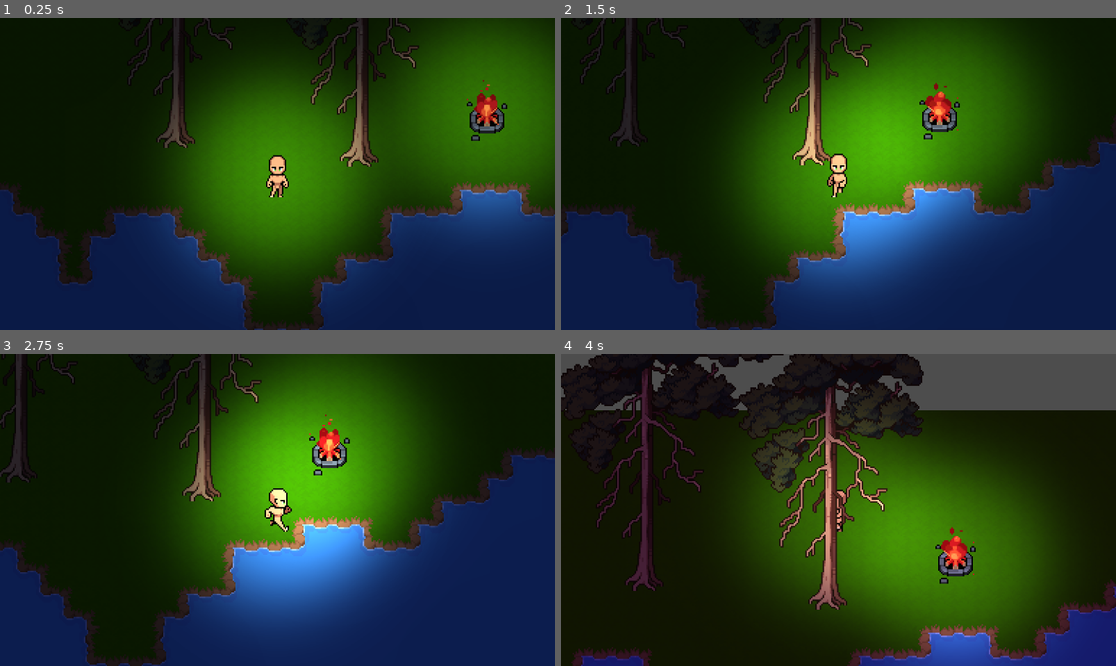
Above: before the commit, frames 1-4 (two rows, left to right).
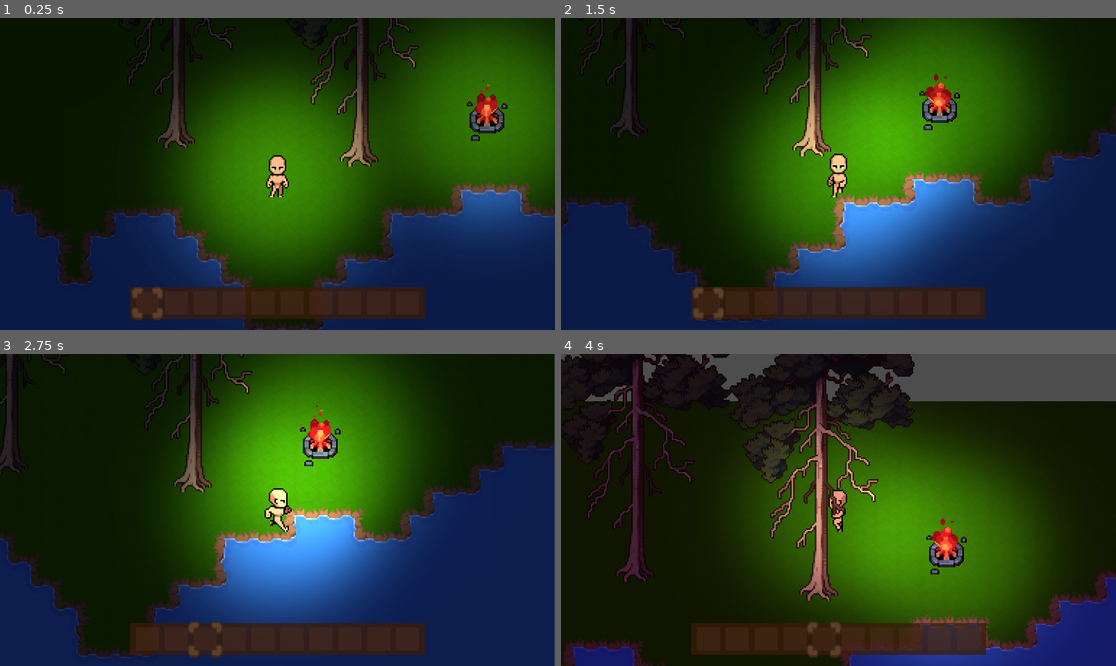
Above: after the commit, the same moments.

Repository: sdfserser123/SurvivalGame
Game: Godot game, scene res://Scenes/GameState/game.tscn
The game is run twice, just before and just after one commit, with the same random seed, the same clock (stepped at 60 frames per second) and the same inputs.
Inputs (mouse positions are in pixels of both pictures, inside the frame that each line leads up to):
- Up to frame 1 (0.25 s): no input
- Up to frame 2 (1.5 s): move the mouse to (960, 158) at 0.52 s; hold D (right) 0.53-1.28 s; hold 0 (hotbar_0, bound only after the commit) 0.53-1.28 s; click (960, 158) at 0.67 s; tap 1 (hotbar_1, bound only after the commit) at 0.8, 1.35 s; move the mouse to (727, 189) at 1.27 s; hold S (down) from 1.28 s (still down); click (727, 189) at 1.42 s
- Up to frame 3 (2.75 s): tap 2 (hotbar_2, bound only after the commit) at 1.55 s; move the mouse to (333, 441) at 2.02 s; release S (down) at 2.03 s; hold D (right) from 2.03 s (still down); hold 2 (hotbar_2, bound only after the commit) from 2.03 s (still down); click (333, 441) at 2.17 s; tap 3 (hotbar_3, bound only after the commit) at 2.3 s
- Up to frame 4 (4 s): move the mouse to (810, 572) at 2.77 s; release D (right) at 2.78 s; release 2 (hotbar_2, bound only after the commit) at 2.78 s; hold W (up) 2.78-3.53 s; tap 3 (hotbar_3, bound only after the commit) at 2.85 s; click (810, 572) at 2.92 s; tap 4 (hotbar_4, bound only after the commit) at 3.05 s; move the mouse to (1005, 556) at 3.52 s; hold A (left) from 3.53 s (still down); hold 4 (hotbar_4, bound only after the commit) from 3.53 s (still down); click (1005, 556) at 3.67 s; tap 5 (hotbar_5, bound only after the commit) at 3.8 s

The runs differ from the first frame. In frame 1, 5.2% of the frame differs, in the area x 23-77%, y 86-97%; in frame 2, 13%; in frame 3, 16%; in frame 4, 22%, in the area x 0-100%, y 0-100%.

Commit message:
feat: added hotbar

Diff:
--- a/Data/player_inventory.gd
+++ b/Data/player_inventory.gd
@@ -1,14 +1,22 @@
 extends Node
+
+signal active_item_updated(slot_index)
 
 const slotClass = preload("res://Scripts/Inventory/inventory_slot.gd")
 const ItemClass = preload("res://Scripts/Items/item.gd")
 
 const NUM_INVENTORY_SLOTS = 30
+const NUM_HOTBAR_SLOTS = 10
 
 var inventory = {
 	0: ["wooden_axe", 1],
 	15: ["wood_log", 15]
 }
+
+var hotbar = {
+}
+
+var active_item_slot = 0
 
 func add_item(idName, item_amount):
 	for item in inventory:
@@ -34,3 +42,19 @@
 
 func add_item_quantity(slot: slotClass, quantity_to_add: int):
 	inventory[slot.slot_index][1] += quantity_to_add
+
+func active_item_scroll_up():
+	active_item_slot = (active_item_slot + 1) % NUM_HOTBAR_SLOTS
+	emit_signal("active_item_updated", active_item_slot) # ✅ FIXED
+
+func active_item_scroll_down():
+	if active_item_slot == 0:
+		active_item_slot = NUM_HOTBAR_SLOTS - 1
+	else:
+		active_item_slot -= 1
+	emit_signal("active_item_updated", active_item_slot) # ✅ FIXED
+
+func set_active_slot(index: int):
+	if index != active_item_slot:
+		active_item_slot = index
+		emit_signal("active_item_updated", active_item_slot)
--- a/Scenes/GameState/game.tscn
+++ b/Scenes/GameState/game.tscn
@@ -9,7 +9,9 @@
 [ext_resource type="PackedScene" uid="uid://eooe14h06u7q" path="res://Scenes/UI/Inventory/inventory.tscn" id="5_5myng"]
 [ext_resource type="Texture2D" uid="uid://dm5723jx82yhc" path="res://Assets/daynightcycle-gradient-texture.tres" id="5_61rjf"]
 [ext_resource type="PackedScene" uid="uid://7jw2kt68r58v" path="res://Scenes/Objects/camp_fire.tscn" id="5_by6ae"]
+[ext_resource type="Script" uid="uid://c2q0mkjfim6gi" path="res://Scripts/UI Interaction/canvas_layer.gd" id="10_tjxv7"]
 [ext_resource type="PackedScene" uid="uid://dskax4eb4kaom" path="res://Scenes/Objects/tree.tscn" id="10_w3ev1"]
+[ext_resource type="PackedScene" uid="uid://csog04n6virta" path="res://Scenes/UI/Hotbar/hotbar.tscn" id="11_xdj4n"]
 
 [sub_resource type="TileSetAtlasSource" id="TileSetAtlasSource_61rjf"]
 texture = ExtResource("1_togye")
@@ -278,11 +280,11 @@
 0:0/0 = 0
 0:0/0/physics_layer_0/polygon_0/points = PackedVector2Array(-8, -8, 8, -8, 8, 8, -8, 8)
 1:0/0 = 0
-1:0/0/physics_layer_0/polygon_0/points = PackedVector2Array(-8, -8, 8, -8, 8, 8, -8, 8)
+1:0/0/physics_layer_0/polygon_0/points = PackedVector2Array(-8, 8, -8, -8, 8, -8, 8, 1.6, 1.6, 1.6, 1.6, 8)
 2:0/0 = 0
-2:0/0/physics_layer_0/polygon_0/points = PackedVector2Array(-8, -8, 8, -8, 8, 8, -8, 8)
+2:0/0/physics_layer_0/polygon_0/points = PackedVector2Array(-8, 1.6, -8, -8, 8, -8, 8, 1.6)
 3:0/0 = 0
-3:0/0/physics_layer_0/polygon_0/points = PackedVector2Array(-8, -8, 8, -8, 8, 8, -8, 8)
+3:0/0/physics_layer_0/polygon_0/points = PackedVector2Array(-1.6, 1.6, -8, 1.6, -8, -8, 8, -8, 8, 8, -1.6, 8)
 4:0/0 = 0
 4:0/0/physics_layer_0/polygon_0/points = PackedVector2Array(-8, -8, 8, -8, 8, 8, -8, 8)
 5:0/0 = 0
@@ -324,14 +326,14 @@
 23:0/0 = 0
 23:0/0/physics_layer_0/polygon_0/points = PackedVector2Array(-8, -8, 8, -8, 8, 8, -8, 8)
 0:1/0 = 0
-0:1/0/physics_layer_0/polygon_0/points = PackedVector2Array(-8, -8, 8, -8, 8, 8, -8, 8)
+0:1/0/physics_layer_0/polygon_0/points = PackedVector2Array(-8, 8, -8, -8, 8, -8, 8, 1.6, 1.6, 1.6, 1.6, 8)
 1:1/0 = 0
-1:1/0/physics_layer_0/polygon_0/points = PackedVector2Array(-8, -8, 8, -8, 8, 8, -8, 8)
+1:1/0/physics_layer_0/polygon_0/points = PackedVector2Array(-8, 1.6, -8, -8, 1.6, -8, 1.6, 1.6)
 2:1/0 = 0
 3:1/0 = 0
-3:1/0/physics_layer_0/polygon_0/points = PackedVector2Array(-8, -8, 8, -8, 8, 8, -8, 8)
+3:1/0/physics_layer_0/polygon_0/points = PackedVector2Array(-1.6, 1.6, -1.6, -8, 8, -8, 8, 1.6)
 4:1/0 = 0
-4:1/0/physics_layer_0/polygon_0/points = PackedVector2Array(-8, -8, 8, -8, 8, 8, -8, 8)
+4:1/0/physics_layer_0/polygon_0/points = PackedVector2Array(-1.6, 8, -1.6, 1.6, -8, 1.6, -8, -8, 8, -8, 8, 8)
 5:1/0 = 0
 5:1/0/physics_layer_0/polygon_0/points = PackedVector2Array(-8, -8, 8, -8, 8, 8, -8, 8)
 6:1/0 = 0
@@ -368,12 +370,12 @@
 23:1/0 = 0
 23:1/0/physics_layer_0/polygon_0/points = PackedVector2Array(-8, -8, 8, -8, 8, 8, -8, 8)
 0:2/0 = 0
-0:2/0/physics_layer_0/polygon_0/points = PackedVector2Array(-8, -8, 8, -8, 8, 8, -8, 8)
+0:2/0/physics_layer_0/polygon_0/points = PackedVector2Array(-8, 8, -8, -8, 1.6, -8, 1.6, 8)
 1:2/0 = 0
 2:2/0 = 0
 3:2/0 = 0
 4:2/0 = 0
-4:2/0/physics_layer_0/polygon_0/points = PackedVector2Array(-8, -8, 8, -8, 8, 8, -8, 8)
+4:2/0/physics_layer_0/polygon_0/points = PackedVector2Array(-1.6, 8, -1.6, -1.6, -1.6, -8, 8, -8, 8, 8)
 5:2/0 = 0
 5:2/0/physics_layer_0/polygon_0/points = PackedVector2Array(-8, -8, 8, -8, 8, 8, -8, 8)
 6:2/0 = 0
@@ -404,14 +406,14 @@
 23:2/0 = 0
 23:2/0/physics_layer_0/polygon_0/points = PackedVector2Array(-8, -8, 8, -8, 8, 8, -8, 8)
 0:3/0 = 0
-0:3/0/physics_layer_0/polygon_0/points = PackedVector2Array(-8, -8, 8, -8, 8, 8, -8, 8)
+0:3/0/physics_layer_0/polygon_0/points = PackedVector2Array(-8, 8, -8, -8, 1.6, -8, 1.6, -1.6, 8, -1.6, 8, 8)
 1:3/0 = 0
-1:3/0/physics_layer_0/polygon_0/points = PackedVector2Array(-8, -8, 8, -8, 8, 8, -8, 8)
+1:3/0/physics_layer_0/polygon_0/points = PackedVector2Array(1.6, -1.6, 1.6, 8, -8, 8, -8, -1.6)
 2:3/0 = 0
 3:3/0 = 0
-3:3/0/physics_layer_0/polygon_0/points = PackedVector2Array(-8, -8, 8, -8, 8, 8, -8, 8)
+3:3/0/physics_layer_0/polygon_0/points = PackedVector2Array(-1.6, 8, -1.6, -1.6, 8, -1.6, 8, 8)
 4:3/0 = 0
-4:3/0/physics_layer_0/polygon_0/points = PackedVector2Array(-8, -8, 8, -8, 8, 8, -8, 8)
+4:3/0/physics_layer_0/polygon_0/points = PackedVector2Array(-8, 8, -8, -1.6, -1.6, -1.6, -1.6, -8, 8, -8, 8, 8)
 5:3/0 = 0
 5:3/0/physics_layer_0/polygon_0/points = PackedVector2Array(-8, -8, 8, -8, 8, 8, -8, 8)
 6:3/0 = 0
@@ -450,11 +452,11 @@
 0:4/0 = 0
 0:4/0/physics_layer_0/polygon_0/points = PackedVector2Array(-8, -8, 8, -8, 8, 8, -8, 8)
 1:4/0 = 0
-1:4/0/physics_layer_0/polygon_0/points = PackedVector2Array(-8, -8, 8, -8, 8, 8, -8, 8)
+1:4/0/physics_layer_0/polygon_0/points = PackedVector2Array(1.6, -8, 1.6, -1.6, 8, -1.6, 8, 8, -8, 8, -8, -8)
 2:4/0 = 0
-2:4/0/physics_layer_0/polygon_0/points = PackedVector2Array(-8, -8, 8, -8, 8, 8, -8, 8)
+2:4/0/physics_layer_0/polygon_0/points = PackedVector2Array(-8, -1.6, 8, -1.6, 8, 8, -8, 8)
 3:4/0 = 0
-3:4/0/physics_layer_0/polygon_0/points = PackedVector2Array(-8, -8, 8, -8, 8, 8, -8, 8)
+3:4/0/physics_layer_0/polygon_0/points = PackedVector2Array(-8, -1.6, -1.6, -1.6, -1.6, -8, 8, -8, 8, 8, -8, 8)
 4:4/0 = 0
 4:4/0/physics_layer_0/polygon_0/points = PackedVector2Array(-8, -8, 8, -8, 8, 8, -8, 8)
 5:4/0 = 0
@@ -671,7 +673,7 @@
 
 [node name="Game" type="Node2D"]
 script = ExtResource("1_gbd1u")
-metadata/_edit_vertical_guides_ = [193.0]
+metadata/_edit_vertical_guides_ = [1152.0, 576.0]
 
 [node name="ColorRect" type="ColorRect" parent="."]
 offset_left = 39.0
@@ -702,6 +704,7 @@
 position = Vector2(94, -24)
 
 [node name="Trees" type="Node2D" parent="Objects"]
+y_sort_enabled = true
 position = Vector2(0, 102)
 
 [node name="Tree" parent="Objects/Trees" instance=ExtResource("10_w3ev1")]
@@ -720,10 +723,14 @@
 [node name="CanvasLayer" type="CanvasLayer" parent="."]
 scale = Vector2(3, 3)
 transform = Transform2D(3, 0, 0, 3, 0, 0)
+script = ExtResource("10_tjxv7")
 
 [node name="Inventory" parent="CanvasLayer" instance=ExtResource("5_5myng")]
 visible = false
 position = Vector2(127.333, 63)
+
+[node name="Hotbar" parent="CanvasLayer" instance=ExtResource("11_xdj4n")]
+position = Vector2(90, 186.333)
 
 [node name="DayNightCycleUI" type="Control" parent="CanvasLayer"]
 layout_mode = 3
--- /dev/null
+++ b/Scenes/UI/Hotbar/SelectedSlot.tscn
@@ -0,0 +1,31 @@
+[gd_scene load_steps=5 format=3 uid="uid://cv4po6otrmekq"]
+
+[ext_resource type="Texture2D" uid="uid://bq3gb0af74en2" path="res://Texture/UI/MediavelFree.png" id="1_0xnpx"]
+
+[sub_resource type="AtlasTexture" id="AtlasTexture_54tt2"]
+atlas = ExtResource("1_0xnpx")
+region = Rect2(80, 64, 32, 32)
+
+[sub_resource type="AtlasTexture" id="AtlasTexture_msd1d"]
+atlas = ExtResource("1_0xnpx")
+region = Rect2(112, 64, 32, 32)
+
+[sub_resource type="SpriteFrames" id="SpriteFrames_mccp7"]
+animations = [{
+"frames": [{
+"duration": 1.0,
+"texture": SubResource("AtlasTexture_54tt2")
+}, {
+"duration": 1.0,
+"texture": SubResource("AtlasTexture_msd1d")
+}],
+"loop": true,
+"name": &"default",
+"speed": 5.0
+}]
+
+[node name="AnimatedSprite2D" type="AnimatedSprite2D"]
+visible = false
+sprite_frames = SubResource("SpriteFrames_mccp7")
+autoplay = "default"
+frame_progress = 0.397308
--- /dev/null
+++ b/Scenes/UI/Hotbar/hotbar.tscn
@@ -0,0 +1,110 @@
+[gd_scene load_steps=7 format=3 uid="uid://csog04n6virta"]
+
+[ext_resource type="Script" uid="uid://d2n0e5p75526d" path="res://Scripts/Hotbar/hotbar.gd" id="1_8ucfd"]
+[ext_resource type="Script" uid="uid://b0an8uo1n8ibw" path="res://Scripts/Inventory/inventory_slot.gd" id="2_wsg3m"]
+[ext_resource type="Texture2D" uid="uid://bq3gb0af74en2" path="res://Texture/UI/MediavelFree.png" id="3_8ucfd"]
+[ext_resource type="PackedScene" uid="uid://cv4po6otrmekq" path="res://Scenes/UI/Hotbar/SelectedSlot.tscn" id="4_54tt2"]
+
+[sub_resource type="AtlasTexture" id="AtlasTexture_msd1d"]
+atlas = ExtResource("3_8ucfd")
+region = Rect2(224, 32, 32, 32)
+
+[sub_resource type="StyleBoxFlat" id="StyleBoxFlat_wsg3m"]
+bg_color = Color(0.309964, 0.188977, 0.140077, 0.392157)
+
+[node name="Hotbar" type="Node2D"]
+process_mode = 3
+script = ExtResource("1_8ucfd")
+
+[node name="HotbarTexture" type="ColorRect" parent="."]
+process_mode = 3
+modulate = Color(1, 1, 1, 0.764706)
+offset_right = 88.0
+offset_bottom = 22.0
+scale = Vector2(2.32, 1)
+color = Color(0.228787, 0.107022, 0.0312792, 1)
+
+[node name="TextureRect" type="NinePatchRect" parent="."]
+visible = false
+offset_left = -4.0
+offset_top = -9.0
+offset_right = 208.0
+offset_bottom = 31.0
+texture = SubResource("AtlasTexture_msd1d")
+patch_margin_left = 15
+patch_margin_top = 9
+patch_margin_right = 14
+patch_margin_bottom = 8
+
+[node name="HotbarContainer" type="GridContainer" parent="."]
+process_mode = 3
+offset_left = 4.0
+offset_top = 3.0
+offset_right = 240.0
+offset_bottom = 19.0
+columns = 10
+
+[node name="HotbarSlot" type="Panel" parent="HotbarContainer"]
+custom_minimum_size = Vector2(16, 16)
+layout_mode = 2
+theme_override_styles/panel = SubResource("StyleBoxFlat_wsg3m")
+script = ExtResource("2_wsg3m")
+
+[node name="HotbarSlot2" type="Panel" parent="HotbarContainer"]
+custom_minimum_size = Vector2(16, 16)
+layout_mode = 2
+theme_override_styles/panel = SubResource("StyleBoxFlat_wsg3m")
+script = ExtResource("2_wsg3m")
+
+[node name="HotbarSlot3" type="Panel" parent="HotbarContainer"]
+custom_minimum_size = Vector2(16, 16)
+layout_mode = 2
+theme_override_styles/panel = SubResource("StyleBoxFlat_wsg3m")
+script = ExtResource("2_wsg3m")
+
+[node name="HotbarSlot4" type="Panel" parent="HotbarContainer"]
+custom_minimum_size = Vector2(16, 16)
+layout_mode = 2
+theme_override_styles/panel = SubResource("StyleBoxFlat_wsg3m")
+script = ExtResource("2_wsg3m")
+
+[node name="HotbarSlot5" type="Panel" parent="HotbarContainer"]
+custom_minimum_size = Vector2(16, 16)
+layout_mode = 2
+theme_override_styles/panel = SubResource("StyleBoxFlat_wsg3m")
+script = ExtResource("2_wsg3m")
+
+[node name="HotbarSlot6" type="Panel" parent="HotbarContainer"]
+custom_minimum_size = Vector2(16, 16)
+layout_mode = 2
+theme_override_styles/panel = SubResource("StyleBoxFlat_wsg3m")
+script = ExtResource("2_wsg3m")
+
+[node name="HotbarSlot7" type="Panel" parent="HotbarContainer"]
+custom_minimum_size = Vector2(16, 16)
+layout_mode = 2
+theme_override_styles/panel = SubResource("StyleBoxFlat_wsg3m")
+script = ExtResource("2_wsg3m")
+
+[node name="HotbarSlot8" type="Panel" parent="HotbarContainer"]
+custom_minimum_size = Vector2(16, 16)
+layout_mode = 2
+theme_override_styles/panel = SubResource("StyleBoxFlat_wsg3m")
+script = ExtResource("2_wsg3m")
+
+[node name="HotbarSlot9" type="Panel" parent="HotbarContainer"]
+custom_minimum_size = Vector2(16, 16)
+layout_mode = 2
+theme_override_styles/panel = SubResource("StyleBoxFlat_wsg3m")
+script = ExtResource("2_wsg3m")
+
+[node name="HotbarSlot10" type="Panel" parent="HotbarContainer"]
+custom_minimum_size = Vector2(16, 16)
+layout_mode = 2
+theme_override_styles/panel = SubResource("StyleBoxFlat_wsg3m")
+script = ExtResource("2_wsg3m")
+
+[node name="SelectedAnimation" parent="." instance=ExtResource("4_54tt2")]
+process_mode = 3
+visible = true
+position = Vector2(12, 11)
--- /dev/null
+++ b/Scripts/Hotbar/hotbar.gd
@@ -0,0 +1,63 @@
+extends Node2D
+
+const slotClass = preload("res://Scripts/Inventory/inventory_slot.gd")
+@onready var hotbar_container: GridContainer = $HotbarContainer
+@onready var slots = hotbar_container.get_children()
+@onready var selected_animation: AnimatedSprite2D = $SelectedAnimation
+
+func _unhandled_input(event):
+	if event.is_action_pressed("scroll_up"):
+		PlayerInventory.active_item_scroll_up()
+	elif event.is_action_pressed("scroll_down"):
+		PlayerInventory.active_item_scroll_down()
+	elif event.is_action_pressed("hotbar_1"):
+		PlayerInventory.set_active_slot(0)
+	elif event.is_action_pressed("hotbar_2"):
+		PlayerInventory.set_active_slot(1)
+	elif event.is_action_pressed("hotbar_3"):
+		PlayerInventory.set_active_slot(2)
+	elif event.is_action_pressed("hotbar_4"):
+		PlayerInventory.set_active_slot(3)
+	elif event.is_action_pressed("hotbar_5"):
+		PlayerInventory.set_active_slot(4)
+	elif event.is_action_pressed("hotbar_6"):
+		PlayerInventory.set_active_slot(5)
+	elif event.is_action_pressed("hotbar_7"):
+		PlayerInventory.set_active_slot(6)
+	elif event.is_action_pressed("hotbar_8"):
+		PlayerInventory.set_active_slot(7)
+	elif event.is_action_pressed("hotbar_9"):
+		PlayerInventory.set_active_slot(8)
+	elif event.is_action_pressed("hotbar_0"):
+		PlayerInventory.set_active_slot(9)
+
+
+# Called when the node enters the scene tree for the first time.
+func _ready() -> void:
+	PlayerInventory.connect("active_item_updated", Callable(self, "move_selector_to_slot"))
+	for i in range(slots.size()):
+		slots[i].slot_type = slotClass.SlotType.HOTBAR
+		slots[i].slot_index = i
+
+	move_selector_to_slot(PlayerInventory.active_item_slot)
+	initialize_hotbar()
+
+func move_selector_to_slot(slot_index: int):
+	if slot_index < 0 or slot_index >= slots.size():
+		return
+
+	var slot_node = slots[slot_index]
+	var global_pos = slot_node.get_global_position()
+	var local_pos = to_local(global_pos)
+	global_pos.x += 8
+	global_pos.y += 8
+	selected_animation.global_position = global_pos
+
+func initialize_hotbar():
+	for i in range(slots.size()):
+		if PlayerInventory.hotbar.has(i):
+			slots[i].initialize_item(PlayerInventory.hotbar[i][0], PlayerInventory.hotbar[i][1])
+
+# Called every frame. 'delta' is the elapsed time since the previous frame.
+func _process(delta: float) -> void:
+	pass
--- a/Scripts/Inventory/inventory.gd
+++ b/Scripts/Inventory/inventory.gd
@@ -18,6 +18,7 @@
 	for i in range(slots.size()):
 		slots[i].gui_input.connect(slot_gui_input.bind(slots[i]))
 		slots[i].slot_index = i
+		slots[i].slot_type = slotClass.SlotType.INVENTORY
 	initialize_inventory()
 
 func slot_gui_input(event: InputEvent, slot: slotClass):
--- a/Scripts/Inventory/inventory_slot.gd
+++ b/Scripts/Inventory/inventory_slot.gd
@@ -1,11 +1,20 @@
 extends Panel
+
 
 var ItemClass = preload("res://Scenes/UI/Items/item.tscn")
 var item = null
 var slot_index
+var selected_texture
+var slot_type
+
+enum SlotType {
+	HOTBAR = 0,
+	INVENTORY,
+}
+
 # Called when the node enters the scene tree for the first time.
 func _ready() -> void:
-	pass
+	selected_texture = null
 
 func pickFromSlot():
 	remove_child(item)
@@ -37,6 +46,10 @@
 	else:
 		item.set_item(idName, item_amount)
 
+func refresh_style():
+	if SlotType.HOTBAR == slot_type and PlayerInventory.active_item_slot == slot_index:
+		pass
+
 # Called every frame. 'delta' is the elapsed time since the previous frame.
 func _process(delta: float) -> void:
 	pass
--- a/Scripts/Logic/game.gd
+++ b/Scripts/Logic/game.gd
@@ -1,16 +1,8 @@
 extends Node2D
 
-@onready var inventory: Node2D = $CanvasLayer/Inventory
 
 func _input(event: InputEvent) -> void:
-	if Input.is_action_just_released("inventory"):
-		if inventory.just_closed:
-			inventory.just_closed = false  # reset flag
-			return
-		inventory.is_open = true
-		inventory.initialize_inventory()
-		inventory.visible = true
-		get_tree().paused = true
+	pass
 
 # Called when the node enters the scene tree for the first time.
 func _ready() -> void:
--- /dev/null
+++ b/Scripts/UI Interaction/canvas_layer.gd
@@ -0,0 +1,25 @@
+extends CanvasLayer
+
+@onready var inventory: Node2D = $Inventory
+
+# Called when the node enters the scene tree for the first time.
+func _ready() -> void:
+	pass
+
+func _input(event: InputEvent) -> void:
+	if Input.is_action_just_released("inventory"):
+		if inventory.just_closed:
+			inventory.just_closed = false  # reset flag
+			return
+		inventory.is_open = true
+		inventory.initialize_inventory()
+		inventory.visible = true
+		get_tree().paused = true
+	if event.is_action_pressed("scroll_up"):
+		pass
+	elif event.is_action_pressed("scroll_down"):
+		pass
+
+# Called every frame. 'delta' is the elapsed time since the previous frame.
+func _process(delta: float) -> void:
+	pass
--- a/project.godot
+++ b/project.godot
@@ -62,6 +62,66 @@
 "events": [Object(InputEventKey,"resource_local_to_scene":false,"resource_name":"","device":-1,"window_id":0,"alt_press …(191 unchanged characters)…
 ]
 }
+hotbar_1={
+"deadzone": 0.2,
+"events": [Object(InputEventKey,"resource_local_to_scene":false,"resource_name":"","device":-1,"window_id":0,"alt_pressed":false,"shift_pressed":false,"ctrl_pressed":false,"meta_pressed":false,"pressed":false,"keycode":0,"physical_keycode":49,"key_label":0,"unicode":49,"location":0,"echo":false,"script":null)
+]
+}
+hotbar_2={
+"deadzone": 0.2,
+"events": [Object(InputEventKey,"resource_local_to_scene":false,"resource_name":"","device":-1,"window_id":0,"alt_pressed":false,"shift_pressed":false,"ctrl_pressed":false,"meta_pressed":false,"pressed":false,"keycode":0,"physical_keycode":50,"key_label":0,"unicode":50,"location":0,"echo":false,"script":null)
+]
+}
+hotbar_3={
+"deadzone": 0.2,
+"events": [Object(InputEventKey,"resource_local_to_scene":false,"resource_name":"","device":-1,"window_id":0,"alt_pressed":false,"shift_pressed":false,"ctrl_pressed":false,"meta_pressed":false,"pressed":false,"keycode":0,"physical_keycode":51,"key_label":0,"unicode":51,"location":0,"echo":false,"script":null)
+]
+}
+hotbar_4={
+"deadzone": 0.2,
+"events": [Object(InputEventKey,"resource_local_to_scene":false,"resource_name":"","device":-1,"window_id":0,"alt_pressed":false,"shift_pressed":false,"ctrl_pressed":false,"meta_pressed":false,"pressed":false,"keycode":0,"physical_keycode":52,"key_label":0,"unicode":52,"location":0,"echo":false,"script":null)
+]
+}
+hotbar_5={
+"deadzone": 0.2,
+"events": [Object(InputEventKey,"resource_local_to_scene":false,"resource_name":"","device":-1,"window_id":0,"alt_pressed":false,"shift_pressed":false,"ctrl_pressed":false,"meta_pressed":false,"pressed":false,"keycode":0,"physical_keycode":53,"key_label":0,"unicode":53,"location":0,"echo":false,"script":null)
+]
+}
+hotbar_6={
+"deadzone": 0.2,
+"events": [Object(InputEventKey,"resource_local_to_scene":false,"resource_name":"","device":-1,"window_id":0,"alt_pressed":false,"shift_pressed":false,"ctrl_pressed":false,"meta_pressed":false,"pressed":false,"keycode":0,"physical_keycode":54,"key_label":0,"unicode":54,"location":0,"echo":false,"script":null)
+]
+}
+hotbar_7={
+"deadzone": 0.2,
+"events": [Object(InputEventKey,"resource_local_to_scene":false,"resource_name":"","device":-1,"window_id":0,"alt_pressed":false,"shift_pressed":false,"ctrl_pressed":false,"meta_pressed":false,"pressed":false,"keycode":0,"physical_keycode":55,"key_label":0,"unicode":55,"location":0,"echo":false,"script":null)
+]
+}
+hotbar_8={
+"deadzone": 0.2,
+"events": [Object(InputEventKey,"resource_local_to_scene":false,"resource_name":"","device":-1,"window_id":0,"alt_pressed":false,"shift_pressed":false,"ctrl_pressed":false,"meta_pressed":false,"pressed":false,"keycode":0,"physical_keycode":56,"key_label":0,"unicode":56,"location":0,"echo":false,"script":null)
+]
+}
+hotbar_9={
+"deadzone": 0.2,
+"events": [Object(InputEventKey,"resource_local_to_scene":false,"resource_name":"","device":-1,"window_id":0,"alt_pressed":false,"shift_pressed":false,"ctrl_pressed":false,"meta_pressed":false,"pressed":false,"keycode":0,"physical_keycode":57,"key_label":0,"unicode":57,"location":0,"echo":false,"script":null)
+]
+}
+hotbar_0={
+"deadzone": 0.2,
+"events": [Object(InputEventKey,"resource_local_to_scene":false,"resource_name":"","device":-1,"window_id":0,"alt_pressed":false,"shift_pressed":false,"ctrl_pressed":false,"meta_pressed":false,"pressed":false,"keycode":0,"physical_keycode":48,"key_label":0,"unicode":48,"location":0,"echo":false,"script":null)
+]
+}
+scroll_up={
+"deadzone": 0.2,
+"events": [Object(InputEventMouseButton,"resource_local_to_scene":false,"resource_name":"","device":-1,"window_id":0,"alt_pressed":false,"shift_pressed":false,"ctrl_pressed":false,"meta_pressed":false,"button_mask":0,"position":Vector2(0, 0),"global_position":Vector2(0, 0),"factor":1.0,"button_index":4,"canceled":false,"pressed":false,"double_click":false,"script":null)
+]
+}
+scroll_down={
+"deadzone": 0.2,
+"events": [Object(InputEventMouseButton,"resource_local_to_scene":false,"resource_name":"","device":-1,"window_id":0,"alt_pressed":false,"shift_pressed":false,"ctrl_pressed":false,"meta_pressed":false,"button_mask":0,"position":Vector2(0, 0),"global_position":Vector2(0, 0),"factor":1.0,"button_index":5,"canceled":false,"pressed":false,"double_click":false,"script":null)
+]
+}
 
 [rendering]
 
Not shown: 1 places in Scenes/GameState/game.tscn that only renumber resources
Not shown, added: Scripts/Hotbar/hotbar.gd.uid
Not shown, added: Scripts/UI Interaction/canvas_layer.gd.uid
Binary file added: Texture/UI/MediavelFree.png
Not shown, added: Texture/UI/MediavelFree.png.import
